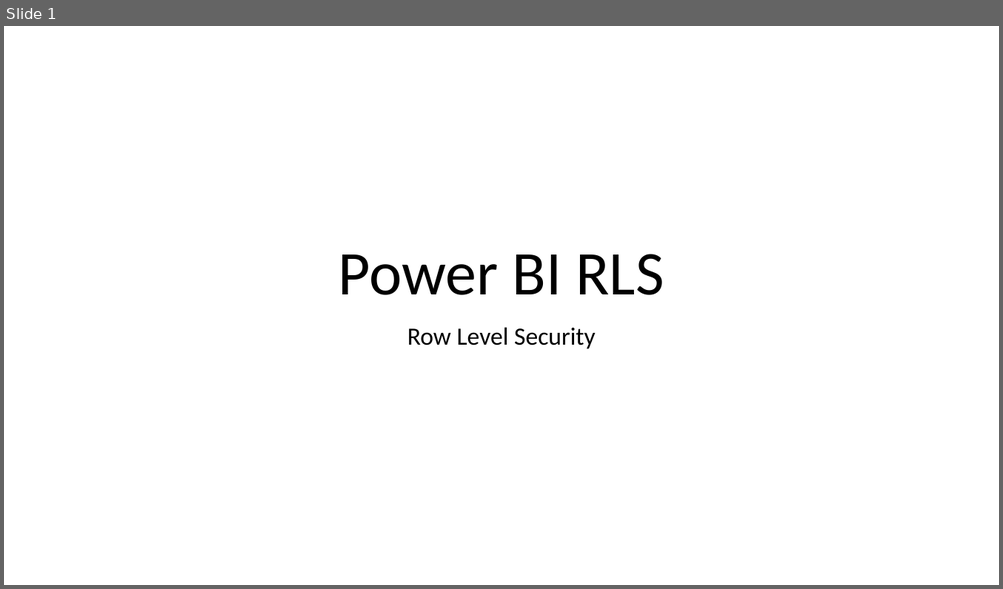
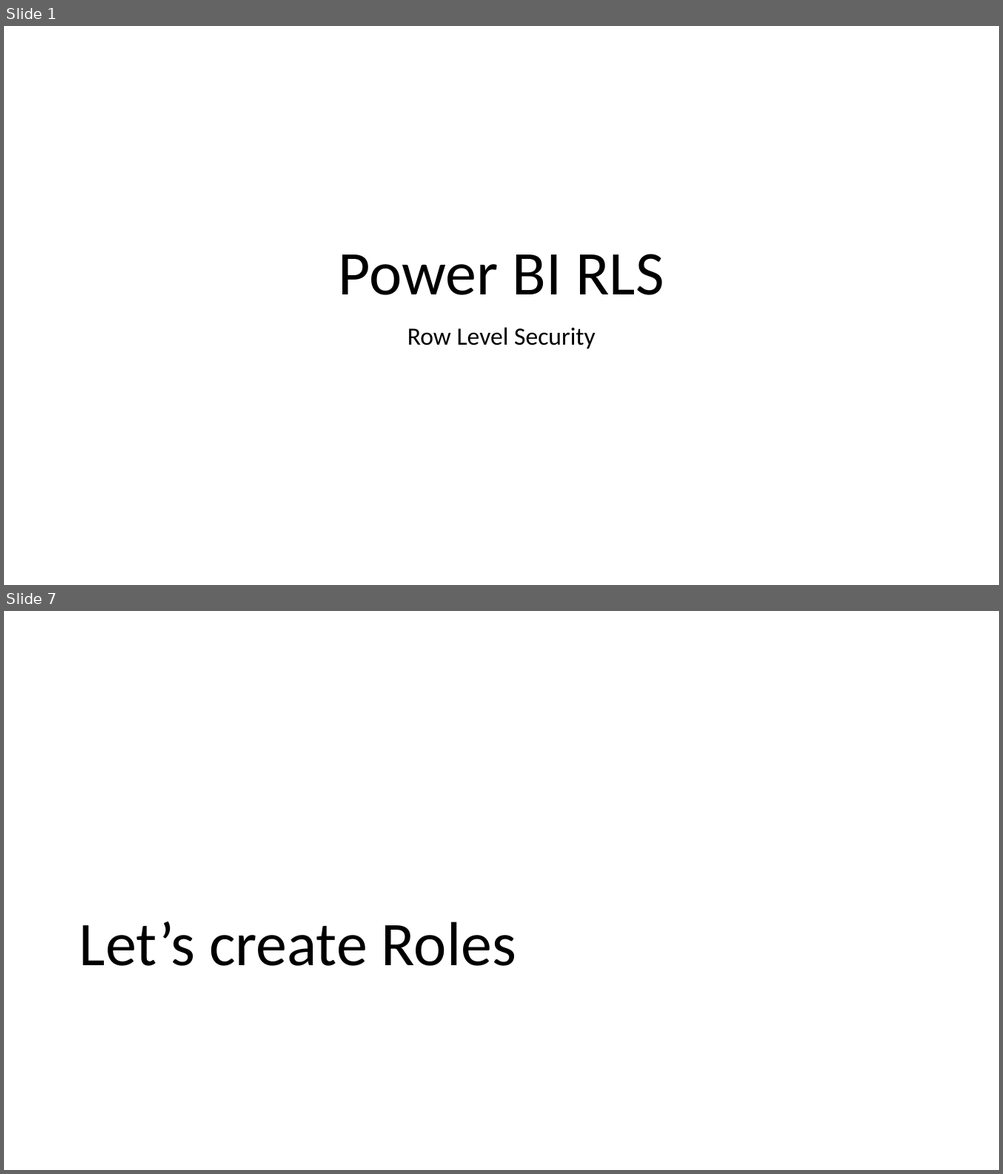
Before and after one commit to peterperov/PowerBIServer, a slide deck: Power BI Role Level Security.pptx. Shown one above the other, each under a label of ours: slide 1 before the commit, slides 1 and 7 after it; the slides between them are not shown. The pictures are 1003x589 and 1003x1174 pixels, drawn with LibreOffice and Linux fonts; fonts in the diff are those of the drawing. Boxes give left, top, right and bottom in pixels: in the first picture for what was removed or moved away, otherwise in the second. Text is boxed around its words. In the diff, an @@ line names an element or a change of style, - is before the commit and + after.

```diff
--- a/Power BI Role Level Security.pptx
+++ b/Power BI Role Level Security.pptx
@@ slide 7 added at (4, 611, 999, 1170), background #FFFFFF @@
@@ title added at (79, 922, 516, 966), 60 pt, text #000000 @@
+Let’s create Roles
```
Also in this commit, not shown: 1 slide changed, 14 other slides added.
